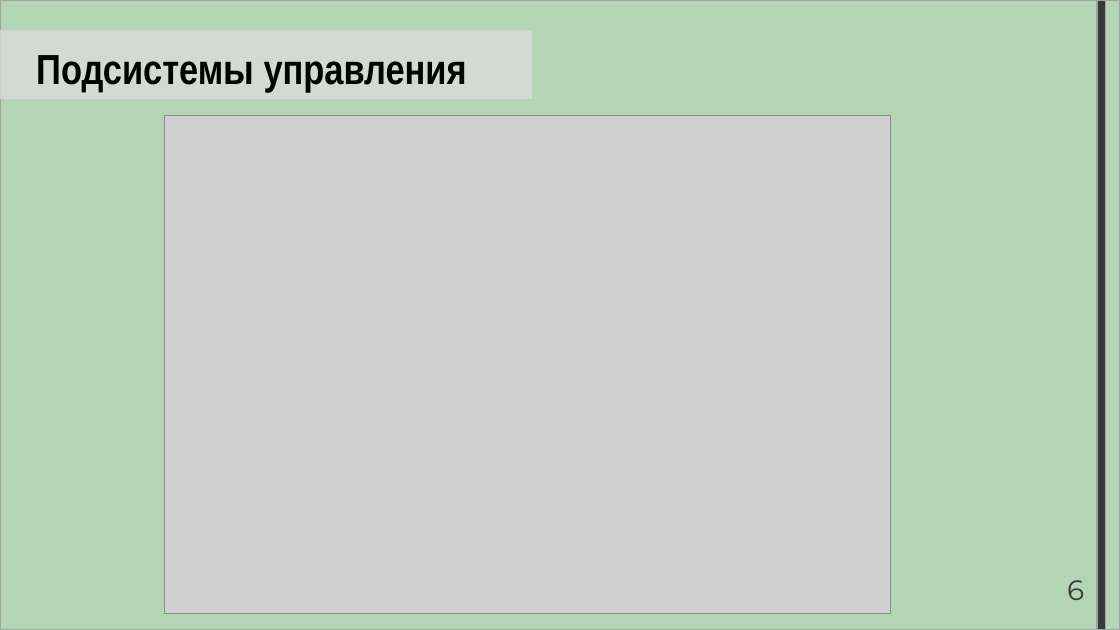
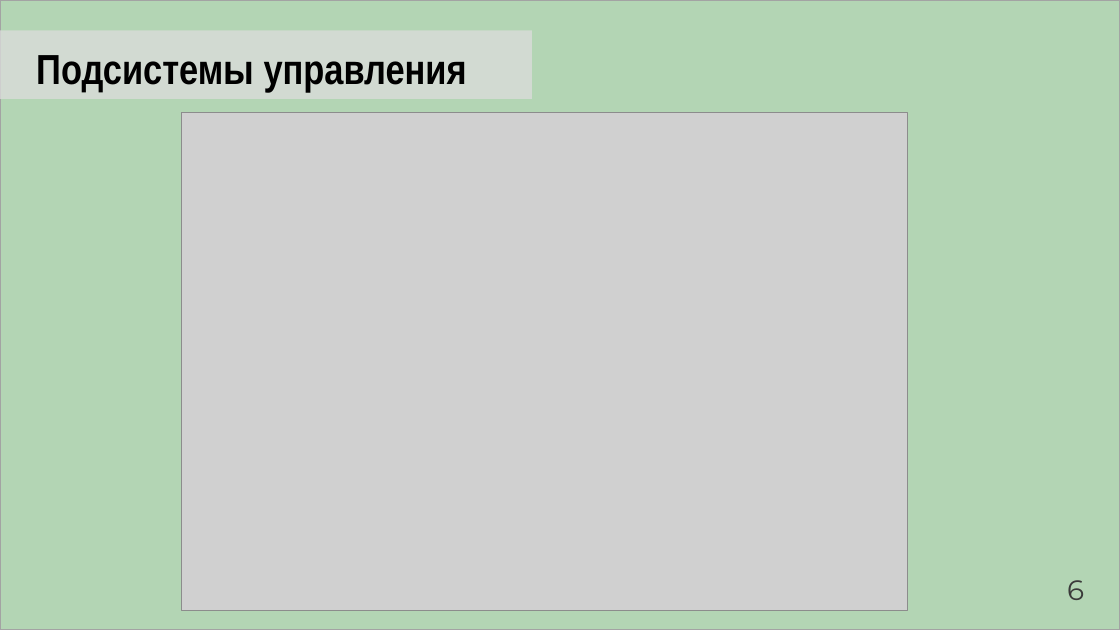
Before and after one commit to Artemor31/Files, a slide deck: slide 10 of Готовые части/NormPreza.pptx (slide 9 before the commit). Drawn at 1120x630 pixels with LibreOffice and Linux fonts; fonts in the diff are those of the drawing; grey boxes stand for pictures. Boxes give left, top, right and bottom in pixels: in the first picture for what was removed or moved away, otherwise in the second. Text is boxed around its words. In the diff, an @@ line names an element or a change of style, - is before the commit and + after.

```diff
--- a/Готовые части/NormPreza.pptx
+++ b/Готовые части/NormPreza.pptx
@@ rectangle removed at (1097, 0, 1106, 630) @@
@@ picture: place and size @@
-picture at (165, 116, 891, 614)
+picture at (181, 113, 907, 611)
```
Also in this commit, not shown: 11 other slides changed, 4 slides added, 1 slide removed.
